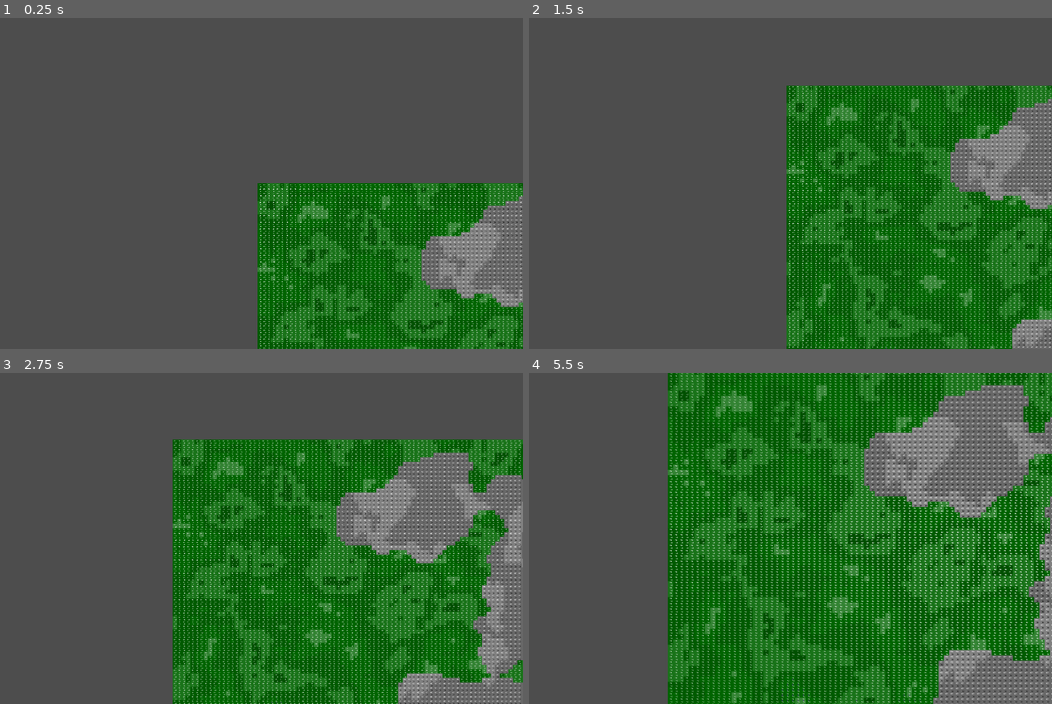
Above: before the commit, frames 1-4 (two rows, left to right).
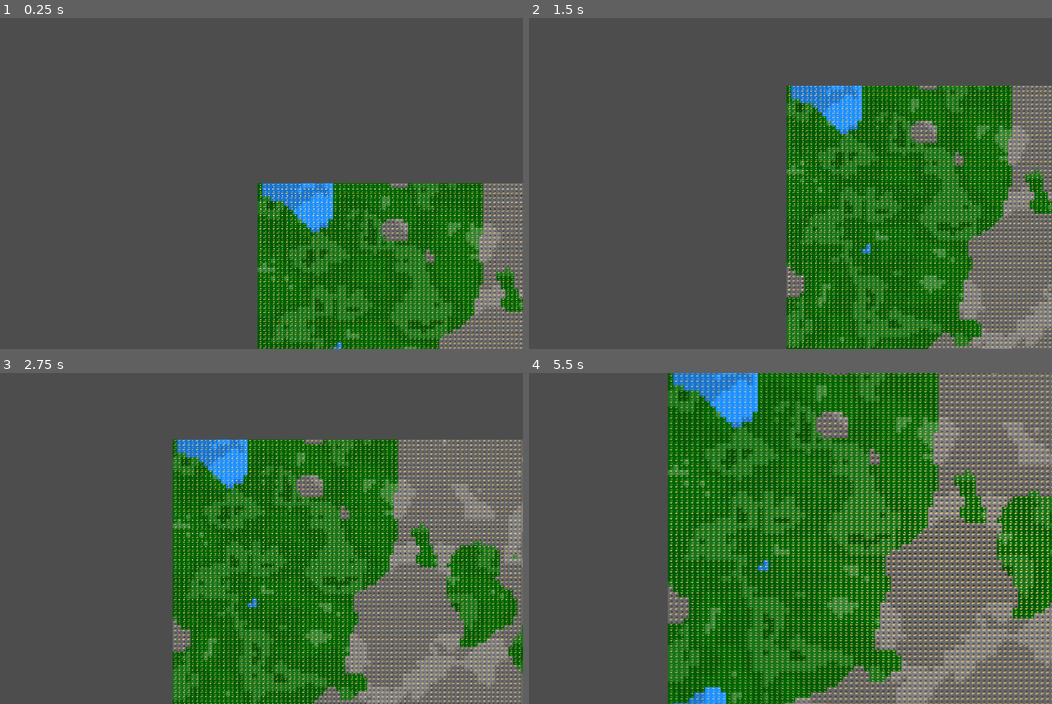
Above: after the commit, the same moments.

Repository: bk-bf/Celestia
Game: Godot game, scene res://scenes/world/tile_map_layer.tscn
Two runs of this game, one before a commit and one after it. Both use one fixed random seed, a clock stepped at 60 frames per second and the inputs below.
Inputs (mouse positions are in pixels of both pictures, inside the frame that each line leads up to):
- Up to frame 1 (0.25 s): no input
- Up to frame 2 (1.5 s): tap Enter at 0.5 s; move the mouse to (905, 166) at 0.52 s; hold S (camera_pan_down) 0.53-1.25 s; click (905, 166) at 0.67 s; drag from (680, 200) to (759, 249) at 1.27 s
- Up to frame 3 (2.75 s): move the mouse to (308, 465) at 2.02 s; hold D (camera_pan_right) from 2.03 s (still down); click (308, 465) at 2.17 s
- Up to frame 4 (5.5 s): release D (camera_pan_right) at 2.75 s; drag from (759, 604) to (628, 488) at 2.77 s; move the mouse to (947, 588) at 3.52 s; hold Mouse wheel up (camera_zoom_in) 3.53-4.25 s; click (947, 588) at 3.67 s; drag from (628, 488) to (706, 455) at 4.27 s; tap Space at 5 s; move the mouse to (811, 538) at 5.02 s; hold S (camera_pan_down) from 5.03 s (still down); click (811, 538) at 5.17 s

The runs differ from the first frame. In frame 1, 8.2% of the frame differs, in the area x 49-100%, y 49-100%; in frame 2, 14%; in frame 3, 20%; in frame 4, 27%, in the area x 26-100%, y 0-100%.

Commit message:
Enhance map generation and statistics features
- Added detailed statistics for the new Celestia map, including terrain and resource distribution.
- Updated territory database with revised frequency and threshold values for monster territories.
- Improved noise generation for terrain features by switching to Simplex noise with enhanced parameters.
- Introduced a new export variable for showing territory frequency in the map visualization.
- Adjusted tile properties and resource handling to support dynamic terrain features.
- Updated test map seed for consistency with new generation logic.

Diff:
--- a/project.godot
+++ b/project.godot
@@ -56,11 +56,13 @@
 camera_zoom_in={
 "deadzone": 0.2,
 "events": [Object(InputEventMouseButton,"resource_local_to_scene":false,"resource_name":"","device":-1,"window_id":0,"a …(253 unchanged characters)…
+, Object(InputEventKey,"resource_local_to_scene":false,"resource_name":"","device":0,"window_id":0,"alt_pressed":false,"shift_pressed":false,"ctrl_pressed":false,"meta_pressed":false,"pressed":false,"keycode":0,"physical_keycode":43,"key_label":0,"unicode":0,"location":0,"echo":false,"script":null)
 ]
 }
 camera_zoom_out={
 "deadzone": 0.2,
 "events": [Object(InputEventMouseButton,"resource_local_to_scene":false,"resource_name":"","device":-1,"window_id":0,"a …(253 unchanged characters)…
+, Object(InputEventKey,"resource_local_to_scene":false,"resource_name":"","device":0,"window_id":0,"alt_pressed":false,"shift_pressed":false,"ctrl_pressed":false,"meta_pressed":false,"pressed":false,"keycode":0,"physical_keycode":45,"key_label":0,"unicode":0,"location":0,"echo":false,"script":null)
 ]
 }
 select_single={
--- a/src/world/map_gen.gd
+++ b/src/world/map_gen.gd
@@ -8,6 +8,9 @@
 @export var show_coordinate_numbers: bool = true
 @export var show_terrain_letters: bool = true
 @export var show_density_values: bool = true
+@export var show_territory_frequency: bool = true
+#@export var show_territory_noise: bool = true
+
 @export var cell_size: Vector2 = Vector2(16, 16)
 @export var seed: int = 0 # If left as 0, a random seed will be used
 var detail_seed: int = 0
@@ -79,9 +82,15 @@
 			if tile.terrain_type in terrain_database.terrain_definitions and "is_water" in terrain_database.terrain_definitions[tile.terrain_type]:
 				tile.set_water(terrain_database.terrain_definitions[tile.terrain_type].is_water)
 
-			# Set resource for forest tiles
-			if tile.terrain_type == "forest":
-				tile.resources["wood"] = 0.5 + (detail_val + 1.0) / 4.0
+			# Set resources based on terrain type
+			# Instead of hardcoding "forest", check if the terrain type has associated resources
+			if tile.terrain_type in terrain_database.terrain_definitions:
+				var terrain_def = terrain_database.terrain_definitions[tile.terrain_type]
+				# Check if terrain has resource property or use our knowledge about forest->wood
+				if "resource" in terrain_def:
+					tile.resources[terrain_def.resource] = 0.5 + (detail_val + 1.0) / 4.0
+				elif tile.terrain_type == "forest":  # Fallback for backward compatibility
+					tile.resources["wood"] = 0.5 + (detail_val + 1.0) / 4.0
 
 			# Set terrain_subtype based on detail noise using TerrainDatabase
 			tile.terrain_subtype = terrain_database.get_subterrain(tile.terrain_type, detail_val)
@@ -89,11 +98,7 @@
 			# Set walkable property based on terrain and subterrain
 			tile.walkable = terrain_database.is_walkable(tile.terrain_type, tile.terrain_subtype)
 
-	# Add some monster territories with deterministic seed
-	# Convert terrain seed to a different value for territories
-	add_monster_territories(territory_seed)
-
-# Updated monster territories function using MonstersDatabase
+# Updated monster territories function using TerritoryDatabase
 func add_monster_territories(territory_seed = null):
 	# Set the seed for reproducible results
 	if territory_seed != null:
@@ -118,7 +123,7 @@
 			monster_data.territory_threshold
 		)
 
-	print("Generated " + str(available_monster_types.size()) + " monster territories") # doesnt seem to work
+	print("Generated " + str(available_monster_types.size()) + " monster territories")
 
 # Main drawing function - ALL drawing must happen here
 func _draw():
@@ -234,6 +239,30 @@
 
 				if camera.zoom.x <= zoom_threshold * 1.5:
 					draw_string(custom_font, density_pos, density_str, HORIZONTAL_ALIGNMENT_RIGHT, -1, font_size, density_color)
+			# In your existing _draw() function, after or near density display
+
+			if show_territory_frequency:
+						# Position this slightly above density values for clarity
+						# Calculate monster frequency for this tile (if not already stored)
+						var territory_freq = 0.0
+						if tile.territory_owner != "":
+							# If you have the actual frequency stored in monsters_database
+							if territory_database and tile.territory_owner in territory_database.territory_definitions:
+								territory_freq = territory_database.get_territory_frequency(tile.territory_owner)
+
+						var freq_str = "%.2f" % territory_freq
+
+						# Position the frequency in the lower-right corner above the density value
+						var freq_pos = Vector2(
+							(x + 1) * cell_size.x - 2 - custom_font.get_string_size(freq_str, HORIZONTAL_ALIGNMENT_RIGHT, -1, font_size).x,
+							(y + 1) * cell_size.y - 12  # Position above density value
+						)
+
+						# Use a distinct color for monster frequency
+						var freq_color = Color.ORANGE
+
+						if camera.zoom.x <= zoom_threshold * 1.5:
+							draw_string(custom_font, freq_pos, freq_str, HORIZONTAL_ALIGNMENT_RIGHT, -1, font_size, freq_color)
 
 			# Terrain/subterrain type display
 			if show_terrain_letters:
--- a/src/world/terrain/noise_generator.gd
+++ b/src/world/terrain/noise_generator.gd
@@ -9,8 +9,11 @@
 	# First-tier noise for terrain clusters
 	terrain_noise = FastNoiseLite.new()
 	terrain_noise.seed = seed
-	terrain_noise.noise_type = FastNoiseLite.TYPE_PERLIN
-	terrain_noise.frequency = 0.01 # Lower frequency for larger features
+	terrain_noise.noise_type = FastNoiseLite.TYPE_SIMPLEX_SMOOTH
+	terrain_noise.frequency = 0.005
+	terrain_noise.fractal_octaves = 5  # More detail layers
+	terrain_noise.fractal_lacunarity = 2.0
+	terrain_noise.fractal_gain = 0.6  # Stronger features
 
 	# Second-tier noise for terrain subtypes within terrain
 	detail_noise = FastNoiseLite.new()
--- a/src/world/terrain/territory_database.gd
+++ b/src/world/terrain/territory_database.gd
@@ -4,32 +4,28 @@
 
 var territory_definitions = {
 	"wolf_pack": {
-		"territory_frequency": 0.001,
-		"territory_threshold": 0.4,
+		"territory_frequency": 0.08,
+		"territory_threshold": 0.25,
 		"preferred_terrain": "forest",
 		"color": Color.DARK_RED,
-		"description": "A pack of wolves that roam the forest."
 	},
 	"bear_den": {
-		"territory_frequency": 0.002,
-		"territory_threshold": 0.3,
+		"territory_frequency": 0.01,
+		"territory_threshold": 0.2,
 		"preferred_terrain": "mountain",
 		"color": Color.SADDLE_BROWN,
-		"description": "A dangerous bear den in the mountains."
 	},
 	"goblin_tribe": {
-		"territory_frequency": 0.003,
-		"territory_threshold": 0.4,
+		"territory_frequency": 0.02,
+		"territory_threshold": 0.3,
 		"preferred_terrain": "swamp",
 		"color": Color.WEB_PURPLE,
-		"description": "A tribe of goblins inhabiting the swamps."
 	},
 	"drake_nest": {
-		"territory_frequency": 0.01,
-		"territory_threshold": 0.5,
+		"territory_frequency": 0.05,
+		"territory_threshold": 0.35,
 		"preferred_terrain": "mountain",
 		"color": Color.BLUE_VIOLET,
-		"description": "A nest of drakes guarding valuable treasures."
 	}
 }
 
--- a/src/world/terrain/tile.gd
+++ b/src/world/terrain/tile.gd
@@ -8,6 +8,7 @@
 @export var moisture: float = 0.5
 @export var temperature: float = 0.5
 @export var movement_speed: float = 1.0 # Default normal movement speed
+var _is_water: bool = false
 
 # Resource properties
 @export var resources: Dictionary = {}
@@ -35,6 +36,10 @@
 func is_water() -> bool:
 	return density < 0.3 or terrain_type == "ocean" or terrain_type == "lake" or terrain_type == "river"
 
+func set_water(is_water_tile: bool) -> void:
+	# Store the water state in a private variable
+	_is_water = is_water_tile
+
 func get_resource_value(resource_name: String) -> float:
 	if resource_name in resources:
 		return resources[resource_name]
--- a/src/world/terrain/tile_database.gd
+++ b/src/world/terrain/tile_database.gd
@@ -5,21 +5,21 @@
 var terrain_definitions = {
 	"forest": {
 		"base_color": Color.DARK_GREEN,
-		"density_range": [0.2, 0.6],
+		"density_range": [0.5, 0.6],
 		"walkable": true,
 		"subterrain": ["dirt", "grass", "bush", "deep_grass", "tree"],
 		"subterrain_thresholds": [-0.6, -0.2, 0.2, 0.6]  # Thresholds that determine subterrain
 	},
 	"swamp": {
 		"base_color": Color.DARK_OLIVE_GREEN,
-		"density_range": [-0.2, 0.2],
+		"density_range": [0.2, 0.3],
 		"walkable": true,
 		"subterrain": ["shallow_water", "mud", "bog", "clay", "moss"],
 		"subterrain_thresholds": [-0.6, -0.2, 0.2, 0.6]
 	},
 	"plains": {
 		"base_color": Color.FOREST_GREEN,
-		"density_range": [-0.2, 0.2],
+		"density_range": [0.3, 0.45],
 		"walkable": true,
 		"subterrain": ["grass", "bush", "deep_grass", "tree"],
 		"subterrain_thresholds": [-0.6, -0.2, 0.2, 0.6]
@@ -33,7 +33,7 @@
 	},
 	"river": {
 		"base_color": Color.DODGER_BLUE,
-		"density_range": [-0.2, -1.0],
+		"density_range": [0.0, 0.5],
 		"walkable": true,
 		"is_water": true,
 		"subterrain": ["shallow water", "water"],
@@ -47,7 +47,8 @@
 		"color_modifier": "darkened",
 		"color_amount": 0.2,
 		"walkable": false,
-		"resource": "wood"
+		"resource": "wood",
+		"resource_factor": 0.5
 	},
 	"bush": {
 		"color_modifier": "darkened",
--- a/test_map.tres
+++ b/test_map.tres
@@ -13,6 +13,6 @@
 [resource]
 script = ExtResource("1_ioop6")
 terrain_grid = SubResource("Resource_cnwnv")
-map_seed = 396853501
+map_seed = 2106688802
 map_name = "Celestia Map"
 map_size = Vector2i(200, 200)
Not shown, changed: map_statistics.md
